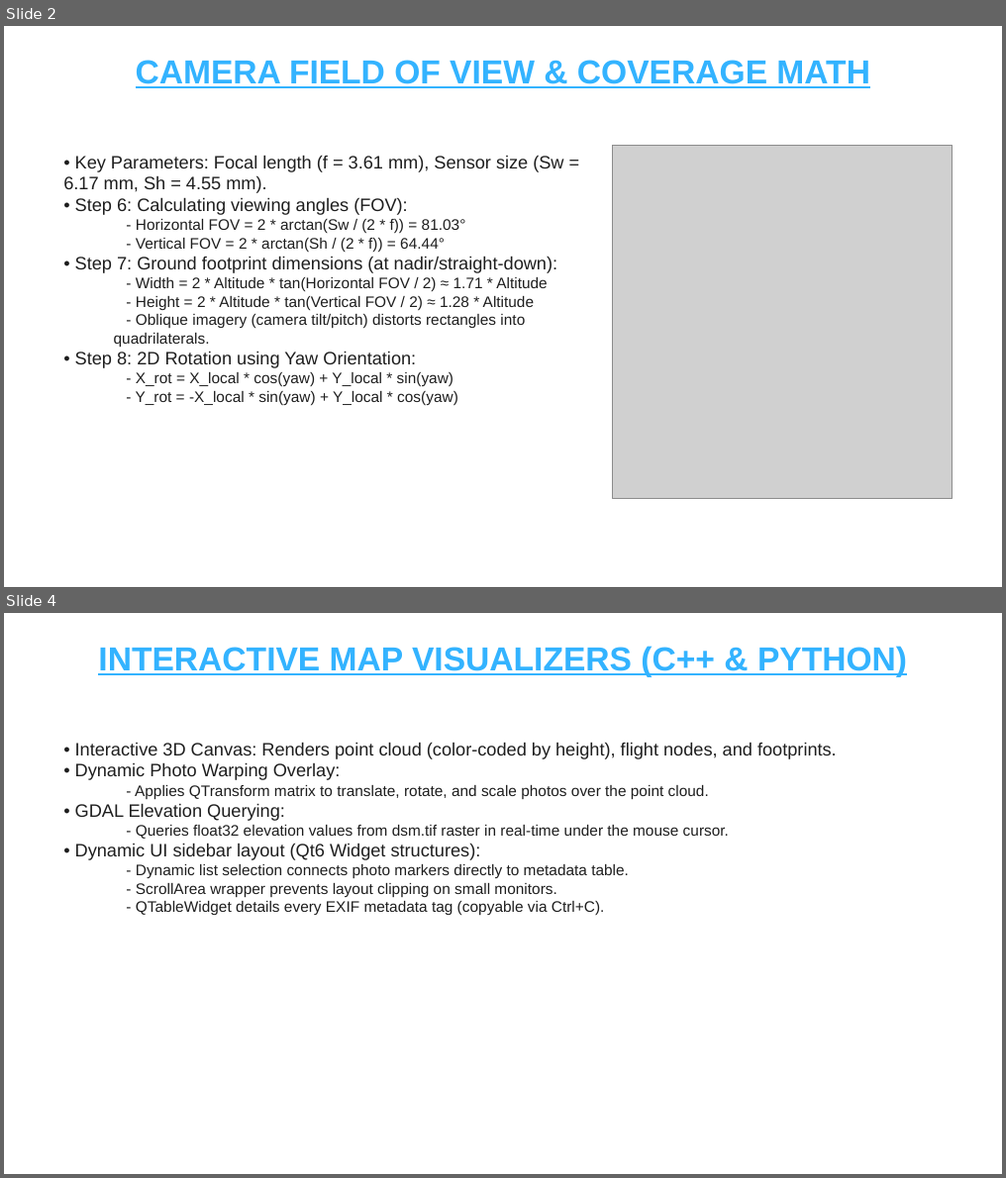
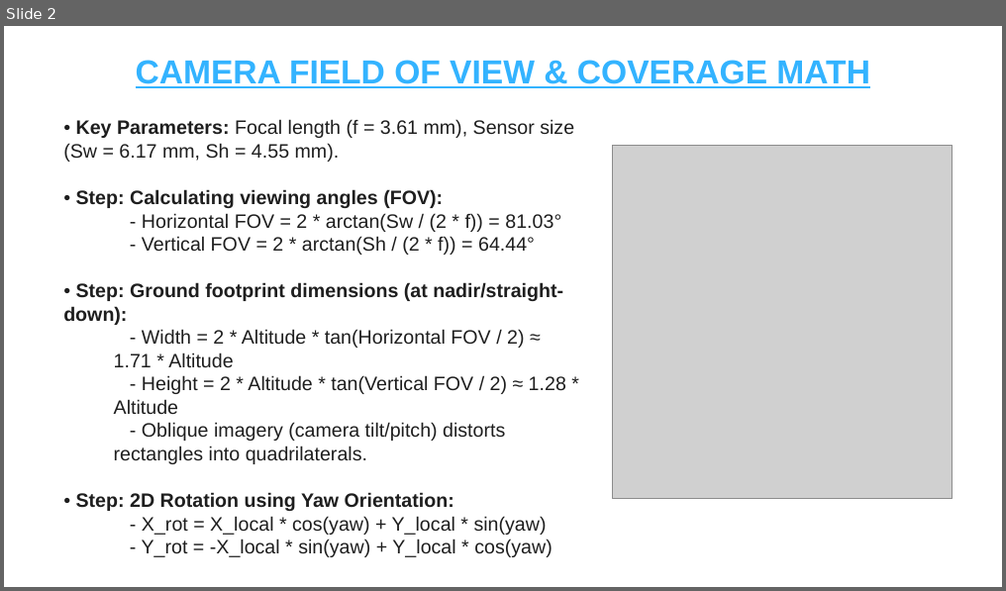
Before and after one commit to kancharlanavyatha/Drone-Footprint-Mapping-using-Qt6, a slide deck: Drone_Footprint_Mapping_and_Metadata_Standards.pptx. Shown one above the other, each under a label of ours: slides 2 and 4 before the commit, slide 2 after it; the slides between them are not shown. The pictures are 1006x1178 and 1006x591 pixels, drawn with LibreOffice and Linux fonts; fonts in the diff are those of the drawing; grey boxes stand for pictures. Boxes give left, top, right and bottom in pixels: in the first picture for what was removed or moved away, otherwise in the second. Text is boxed around its words. In the diff, an @@ line names an element or a change of style, - is before the commit and + after.

Commit message:
Add detailed UAV Metadata Field Analysis Report document

```diff
--- a/Drone_Footprint_Mapping_and_Metadata_Standards.pptx
+++ b/Drone_Footprint_Mapping_and_Metadata_Standards.pptx
@@ slide 4 removed at [4,613,1002,1174], background #FFFFFF @@
@@ text removed at [98,646,907,677] @@
-INTERACTIVE MAP VISUALIZERS (C++ & PYTHON)
@@ text removed at [75,742,837,915] @@
-• Interactive 3D Canvas: Renders point cloud (color-coded by height), flight nodes, and footprints.
-• Dynamic Photo Warping Overlay:
-  - Applies QTransform matrix to translate, rotate, and scale photos over the point cloud.
-• GDAL Elevation Querying:
-  - Queries float32 elevation values from dsm.tif raster in real-time under the mouse cursor.
-• Dynamic UI sidebar layout (Qt6 Widget structures):
-  - Dynamic list selection connects photo markers directly to metadata table.
-  - ScrollArea wrapper prevents layout clipping on small monitors.
-  - QTableWidget details every EXIF metadata tag (copyable via Ctrl+C).
@@ slide 2 changed as well @@
@@ text "• Key Parameters: Focal length ...": place and size @@
-text "• Key Parameters: Focal length ..." at [63,155,563,405]
+text "• Key Parameters: Focal length ..." at [63,119,574,558]
@@ text at [63,119,574,558]: size 13 to 14 pt in "• Key Parameters: Focal length (f = ..."; bold on in "Key Parameters:"; size 11 to 14 pt in "- Horizontal FOV = 2 * arctan(Sw ...", "- Vertical FOV = 2 * arctan(Sh ...", "- Width = 2 * Altitude * ...", "- Height = 2 * Altitude * ..." and 3 more places @@
@@ text at [76,189,443,208]: text changed; size 13 to 14 pt; bold on @@
-• Step 6: Calculating viewing angles (FOV):
+• Step: Calculating viewing angles (FOV):
@@ text at [63,282,563,325]: text changed; size 13 to 14 pt; bold on @@
-• Step 7: Ground footprint dimensions (at nadir/straight-down):
+• Step: Ground footprint dimensions (at nadir/straight-down):
@@ text at [76,492,454,511]: text changed; size 13 to 14 pt; bold on @@
-• Step 8: 2D Rotation using Yaw Orientation:
+• Step: 2D Rotation using Yaw Orientation:
```
Also in this commit, not shown: 6 other slides changed, 1 other slide removed, 1 other file.
